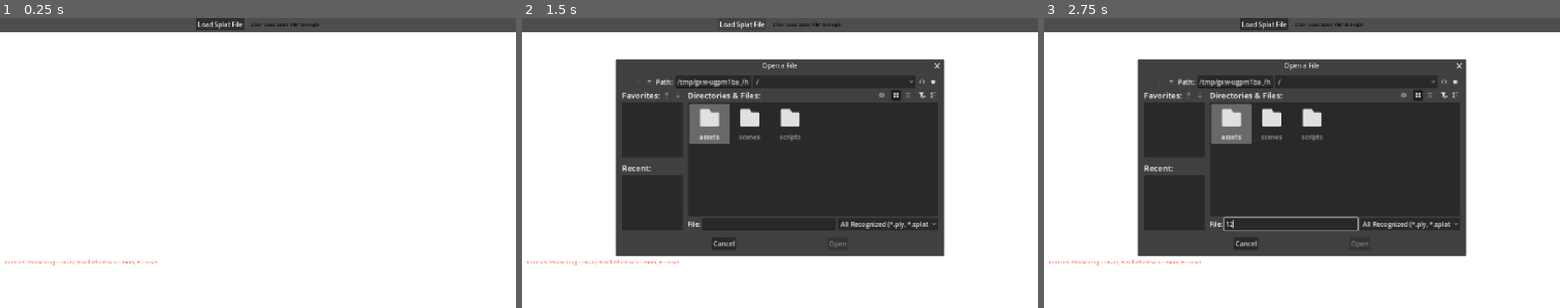
Above: before the commit, frames 1-3 (left to right).
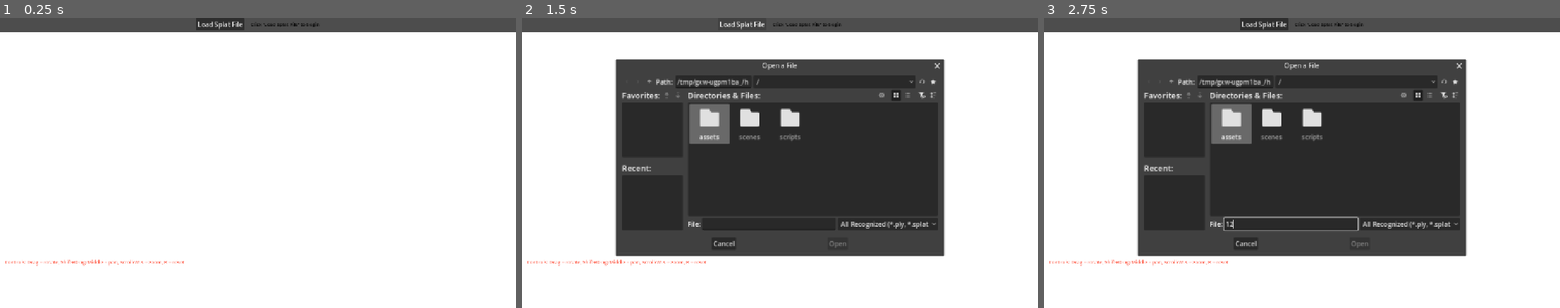
Above: after the commit, the same moments.

Repository: tessapower/3dgs-viewer
Game: Godot game, scene res://scenes/main.tscn
The game is run twice, just before and just after one commit, with the same random seed, the same clock (stepped at 60 frames per second) and the same inputs.
Inputs (mouse positions are in pixels of both pictures, inside the frame that each line leads up to):
- Up to frame 1 (0.25 s): no input
- Up to frame 2 (1.5 s): tap Enter at 0.5 s; move the mouse to (893, 148) at 0.52 s; hold W 0.53-1.25 s; tap R at 0.6 s; click (893, 148) at 0.67 s; click "Load Splat File" at 1.25 s
- Up to frame 3 (2.75 s): click (1291, 223) at 2.02 s; type "12" at 2.1 s

The runs differ from the first frame. In frame 1, 0.2% of the frame differs, in the area x 5-36%, y 83-86%; in frame 2, 0.2%, in the area x 5-46%, y 21-86%; in frame 3, 0.2%.

Commit message:
Support pan camera controls

Diff:
--- a/scenes/main.tscn
+++ b/scenes/main.tscn
@@ -62,7 +62,7 @@
 offset_bottom = 580.0
 theme_override_colors/font_color = Color(1, 0.425788, 0.357085, 1)
 theme_override_font_sizes/font_size = 12
-text = "  Controls: Mouse drag = rotate, Scroll Wheel/W-S = zoom, R = reset"
+text = "  Controls: Drag = rotate, Shift+Drag/Middle = pan, Scroll/W-S = zoom, R = reset"
 vertical_alignment = 1
 
 [node name="FileDialog" type="FileDialog" parent="." unique_id=1063508829]
--- a/scripts/main.gd
+++ b/scripts/main.gd
@@ -17,8 +17,10 @@
 var splat_loader: SplatLoader  # Handles loading of different point cloud file formats
 
 # Camera Control State
-var is_dragging: bool = false      # True when user is dragging mouse to rotate camera
-var last_mouse_position: Vector2   # Stores previous mouse position for calculating delta movement
+var is_rotating: bool = false
+var is_panning: bool = false
+var last_mouse_position: Vector2
+var pivot: Vector3 = Vector3.ZERO  # The point the camera orbits around
 
 func _ready():
 	# Initialize the splat loader component
@@ -126,55 +128,70 @@
 # Global input handler for camera controls
 # Handles mouse and keyboard input for camera manipulation
 func _input(event):
-	# Handle mouse button events
 	if event is InputEventMouseButton:
-		# Left mouse button: Start/stop camera rotation
 		if event.button_index == MOUSE_BUTTON_LEFT:
-			is_dragging = event.pressed           # Track drag state
-			last_mouse_position = event.position  # Store initial position
-		# Mouse wheel: Zoom in/out (only on button press, not release)
+			if event.pressed and event.shift_pressed:
+				# Shift+left-click: start panning
+				is_panning = true
+				is_rotating = false
+			elif event.pressed:
+				# Left-click: start rotating
+				is_rotating = true
+				is_panning = false
+			else:
+				is_rotating = false
+				is_panning = false
+			last_mouse_position = event.position
+		elif event.button_index == MOUSE_BUTTON_MIDDLE:
+			is_panning = event.pressed
+			is_rotating = false
+			last_mouse_position = event.position
 		elif event.pressed:
 			if event.button_index == MOUSE_BUTTON_WHEEL_UP:
-				_zoom_camera(-0.5)  # Negative value zooms in (moves camera closer)
+				_zoom_camera(-0.5)
 			elif event.button_index == MOUSE_BUTTON_WHEEL_DOWN:
-				_zoom_camera(0.5)   # Positive value zooms out (moves camera away)
+				_zoom_camera(0.5)
 
-	# Handle mouse movement during drag operations
-	elif event is InputEventMouseMotion and is_dragging:
-		# Calculate mouse movement delta
+	elif event is InputEventMouseMotion:
 		var delta = event.position - last_mouse_position
 		last_mouse_position = event.position
 
-		# Apply rotation to camera based on mouse movement
-		var sensitivity = 0.005                                      # Sensitivity multiplier
-		camera.rotate_y(-delta.x * sensitivity)                      # Horizontal rotation (Y-axis)
-		camera.rotate_object_local(Vector3(1, 0, 0), -delta.y * sensitivity)  # Vertical rotation (local X-axis)
+		if is_rotating:
+			var sensitivity = 0.005
+			# Orbit around the pivot point
+			var offset = camera.position - pivot
+			var rot_y = Basis(Vector3.UP, -delta.x * sensitivity)
+			var local_x = camera.global_transform.basis.x
+			var rot_x = Basis(local_x, -delta.y * sensitivity)
+			offset = rot_y * rot_x * offset
+			camera.position = pivot + offset
+			camera.look_at(pivot, Vector3.UP)
+		elif is_panning:
+			var sensitivity = 0.005
+			var dist = (camera.position - pivot).length()
+			var pan_speed = dist * sensitivity
+			# Pan in the camera's local XY plane
+			var right = camera.global_transform.basis.x
+			var up = camera.global_transform.basis.y
+			var pan_offset = (-right * delta.x + up * delta.y) * pan_speed
+			camera.position += pan_offset
+			pivot += pan_offset
 
-	# Handle keyboard input for camera controls
 	elif event is InputEventKey and event.pressed:
-		# WASD/Arrow key controls for zooming
 		if event.keycode == KEY_W or event.keycode == KEY_UP:
-			_zoom_camera(-0.5)  # Zoom in (W/Up Arrow)
+			_zoom_camera(-0.5)
 		elif event.keycode == KEY_S or event.keycode == KEY_DOWN:
-			_zoom_camera(0.5)   # Zoom out (S/Down Arrow)
+			_zoom_camera(0.5)
 		elif event.keycode == KEY_R:
-			_reset_camera()     # Reset camera to initial position (R key)
+			_reset_camera()
 
-# Moves the camera closer to or further from the center point
-# @param amount: Positive values move away, negative values move closer
 func _zoom_camera(amount: float):
-	# Calculate the direction vector from center to camera
-	var direction = (camera.position - Vector3.ZERO).normalized()
-	# Calculate new position by moving along the direction vector
+	var direction = (camera.position - pivot).normalized()
 	var new_position = camera.position + direction * amount
-
-	# Prevent camera from getting too close to the center (minimum distance of 0.5 units)
-	# This prevents the camera from going inside the point cloud or past the center
-	if new_position.length() > 0.5:
+	if (new_position - pivot).length() > 0.5:
 		camera.position = new_position
 
-# Resets the camera to its initial position and orientation
-# Useful when the user gets lost or wants to start over
 func _reset_camera():
-	camera.position = Vector3(0, 2, 5)           # Reset to initial position
-	camera.look_at(Vector3.ZERO, Vector3.UP)     # Look at center with up vector
+	pivot = Vector3.ZERO
+	camera.position = Vector3(0, 2, 5)
+	camera.look_at(Vector3.ZERO, Vector3.UP)
